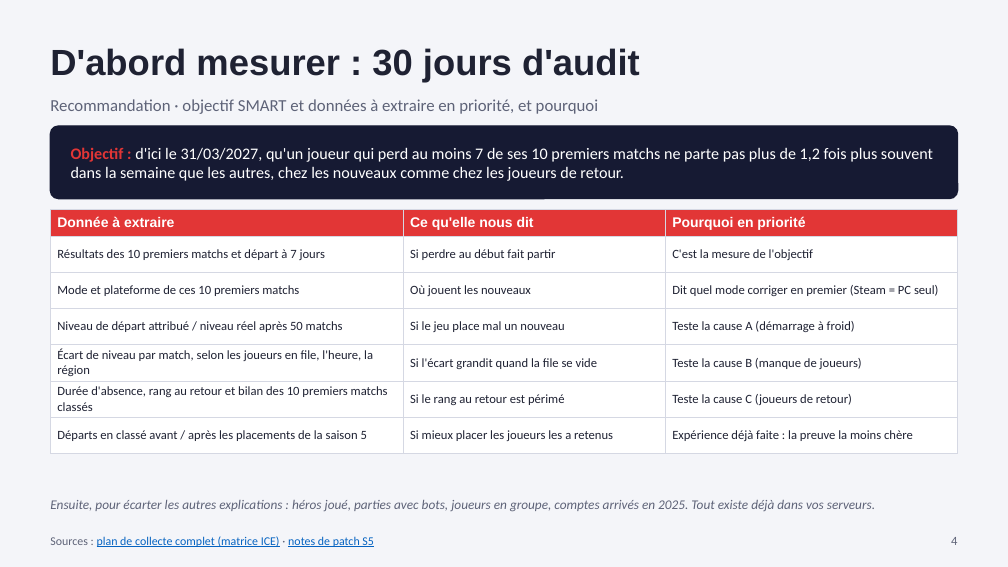
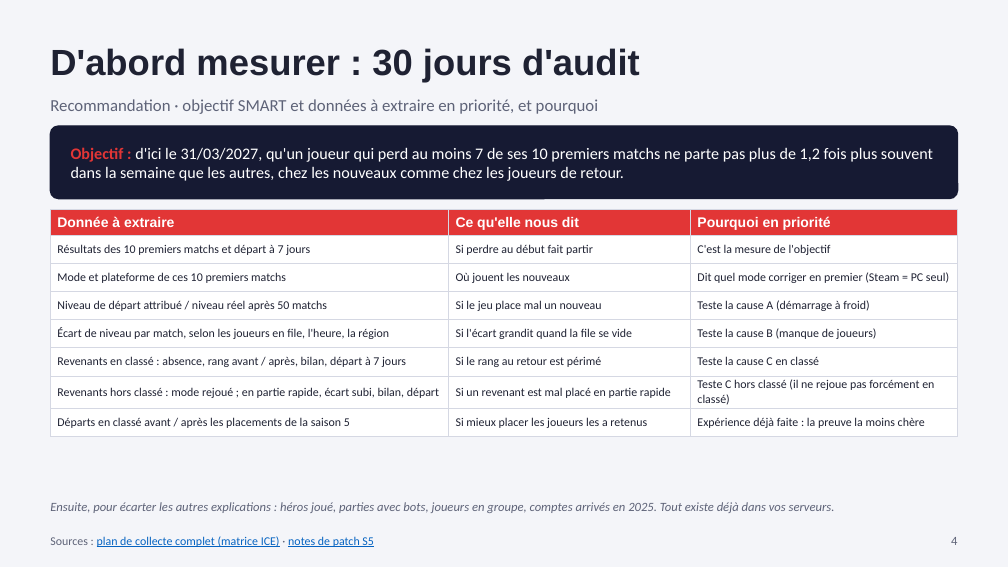
Before and after one commit to noeantoniov1-crypto/SOCIO, a slide deck: slide 4 of docs/presentation/pitch_marvel_rivals_netease.pptx. Drawn at 1008x567 pixels with LibreOffice and Linux fonts; fonts in the diff are those of the drawing. Boxes give left, top, right and bottom in pixels: in the first picture for what was removed or moved away, otherwise in the second. Text is boxed around its words. In the diff, an @@ line names an element or a change of style, - is before the commit and + after.

```diff
--- a/docs/presentation/pitch_marvel_rivals_netease.pptx
+++ b/docs/presentation/pitch_marvel_rivals_netease.pptx
@@ table at [50, 210, 958, 432] @@
-row 6: Durée d'absence, rang au retour et bilan des 10 premiers matchs classés | Si le rang au retour est périmé | Teste la cause C (joueurs de retour)
+row 6: Revenants en classé : absence, rang avant / après, bilan, départ à 7 jours | Si le rang au retour est périmé | Teste la cause C en classé
+row 7: Revenants hors classé : mode rejoué ; en partie rapide, écart subi, bilan, départ | Si un revenant est mal placé en partie rapide | Teste C hors classé (il ne rejoue pas forcément en classé)
@@ text "Ensuite, pour écarter les autres ..." at [50, 502, 835, 513]: size 9.5 to 9 pt @@
```
Also in this commit, not shown: 4 other slides changed, 1 other file.
